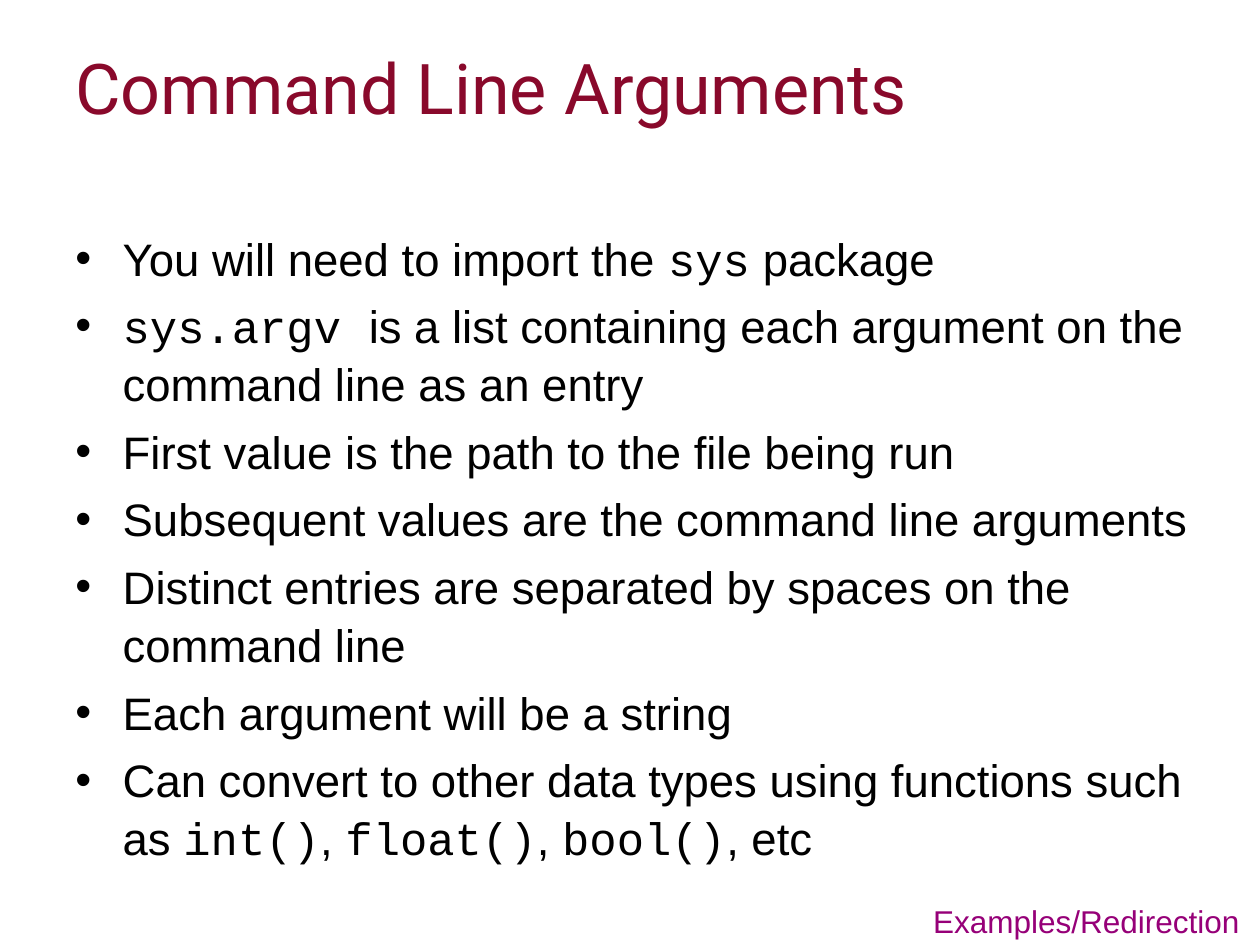
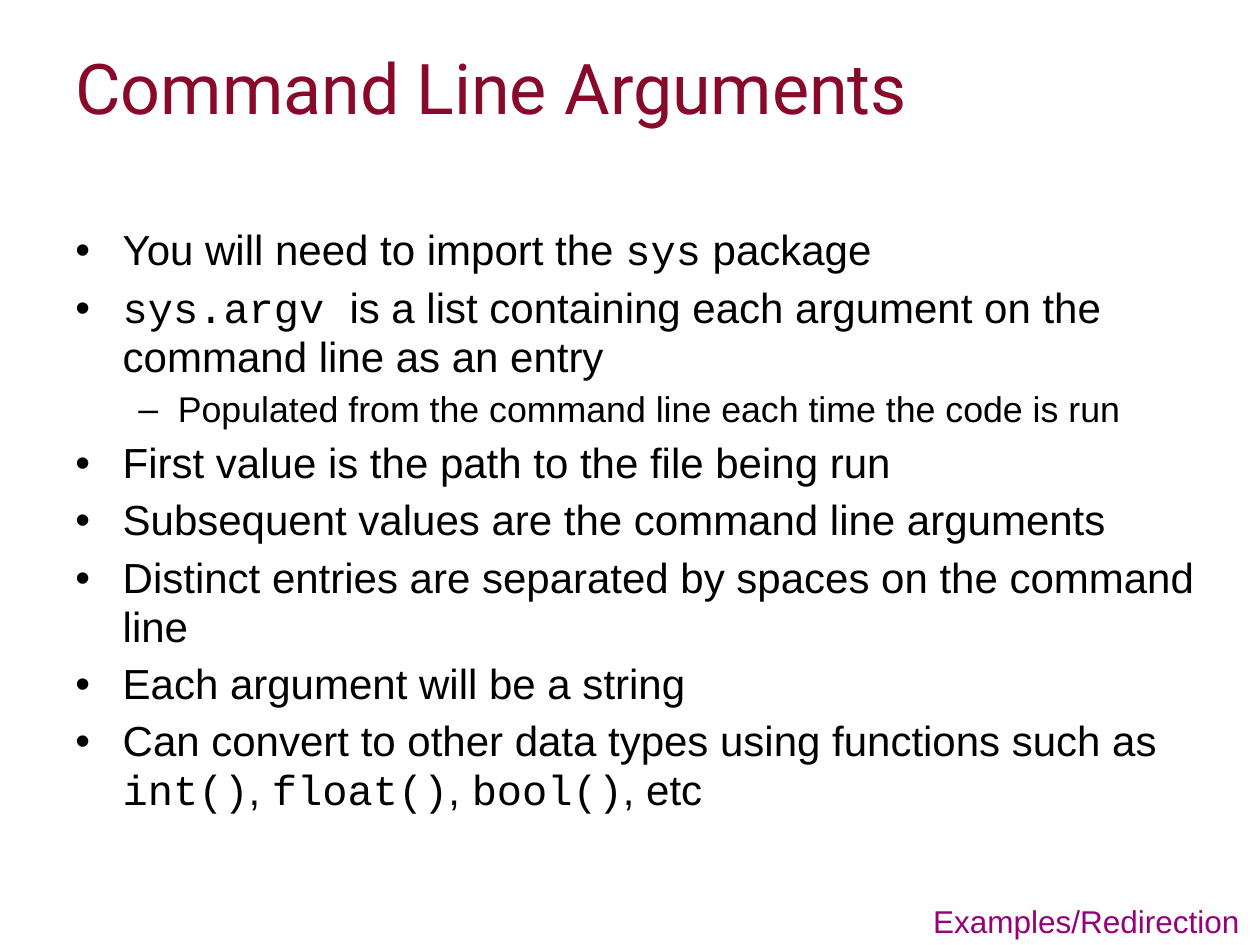
Before and after one commit to ImperialCollegeLondon/RCDS-managing-and-running-python-effectively, a slide deck: slide 31 of Managing and Running Python Effectively.pptx. Drawn at 1260x945 pixels with LibreOffice and Linux fonts; fonts in the diff are those of the drawing; background and template pictures are left out. Boxes give left, top, right and bottom in pixels: in the first picture for what was removed or moved away, otherwise in the second. Text is boxed around its words. In the diff, an @@ line names an element or a change of style, - is before the commit and + after.

```diff
--- a/Managing and Running Python Effectively.pptx
+++ b/Managing and Running Python Effectively.pptx
@@ text at (x1=123, y1=234, x2=1194, y2=814): size 26 to 24.1 pt in "You will need to import the sys ...", "sys.argv is a list containing each argument ...", "First value is the path to the ...", "Subsequent values are the command line arguments" and 3 more places; line spacing 1.07 to 0.97 @@
@@ text at (x1=178, y1=396, x2=1120, y2=429): paragraph added @@
+  – Populated from the command line each time the code is run
```
Also in this commit, not shown: 3 other slides changed, 9 other files.
